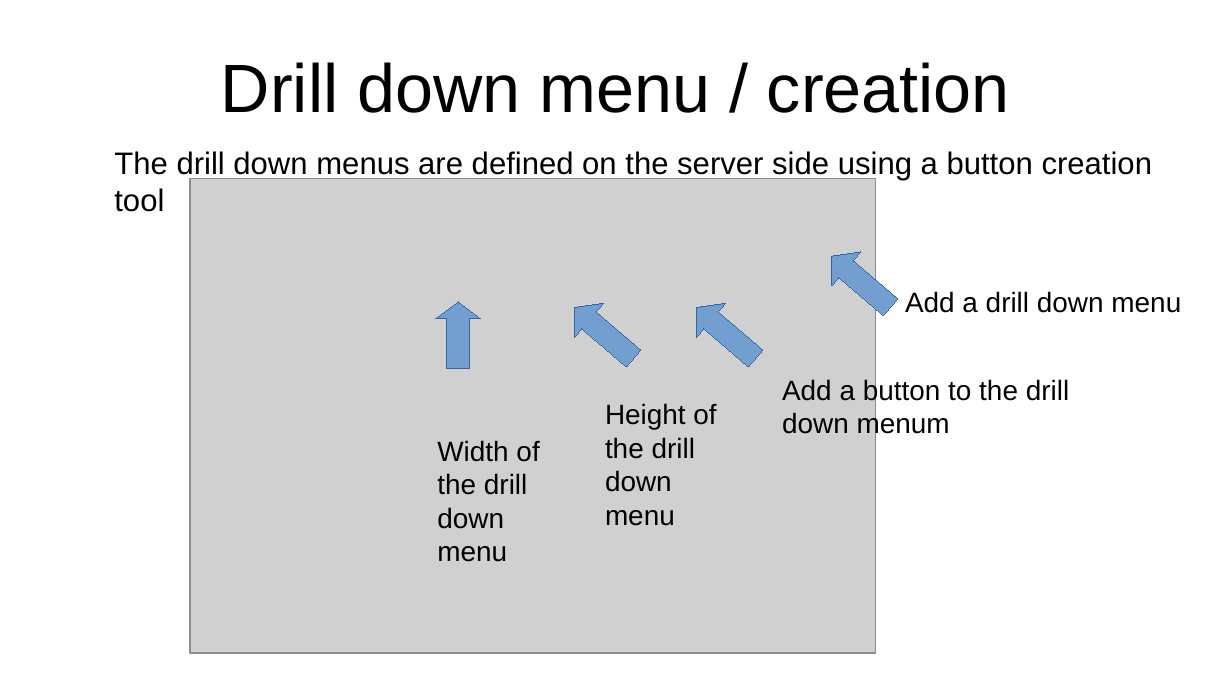
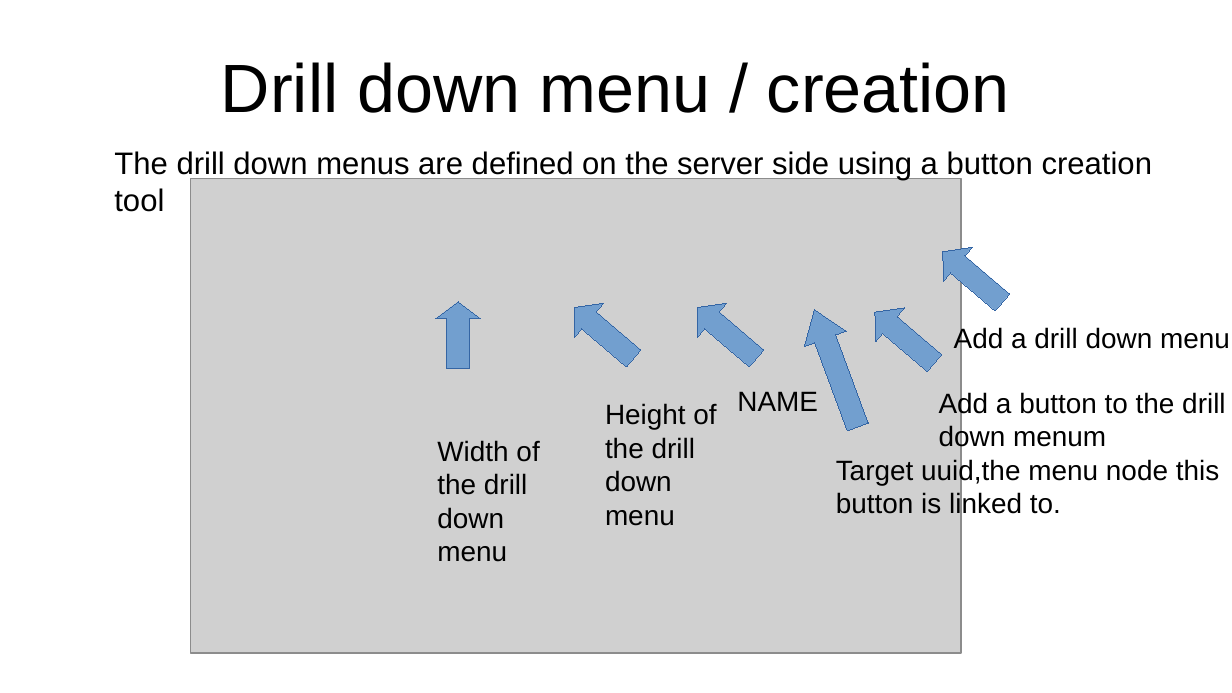
Before and after one commit to GregorGT/GastroManager, a slide deck: slide 5 of Documentation/desktop_android_drill_down_menu.odp. Drawn at 1232x693 pixels with LibreOffice and Linux fonts; fonts in the diff are those of the drawing; grey boxes stand for pictures. Boxes give left, top, right and bottom in pixels: in the first picture for what was removed or moved away, otherwise in the second. Text is boxed around its words. In the diff, an @@ line names an element or a change of style, - is before the commit and + after.

```diff
--- a/Documentation/desktop_android_drill_down_menu.odp
+++ b/Documentation/desktop_android_drill_down_menu.odp
@@ picture: place and size @@
-picture at [190, 179, 876, 653]
+picture at [191, 179, 961, 653]
@@ up arrow: place and size @@
-up arrow at [817, 239, 905, 324]
+up arrow at [928, 235, 1017, 320]
@@ up arrow added at [861, 295, 950, 380], fill #729FCF, outline #3465A4 0 pt @@
@@ up arrow added at [794, 301, 879, 434], fill #729FCF, outline #3465A4 0 pt @@
@@ text "Add a drill down menu" rewrapped from [905, 291, 1181, 313] to [954, 326, 1230, 353] @@
@@ text "Add a button to the ...": place and size @@
-text "Add a button to the ..." at [782, 378, 1069, 438]
+text "Add a button to the ..." at [939, 391, 1225, 452]
@@ text added at [737, 391, 818, 411], 18 pt, text #000000 @@
+NAME
@@ text added at [836, 458, 1219, 519], 18 pt, text #000000 @@
+Target uuid,the menu node this
+button is linked to.
```
Also in this commit, not shown: 2 other files.
